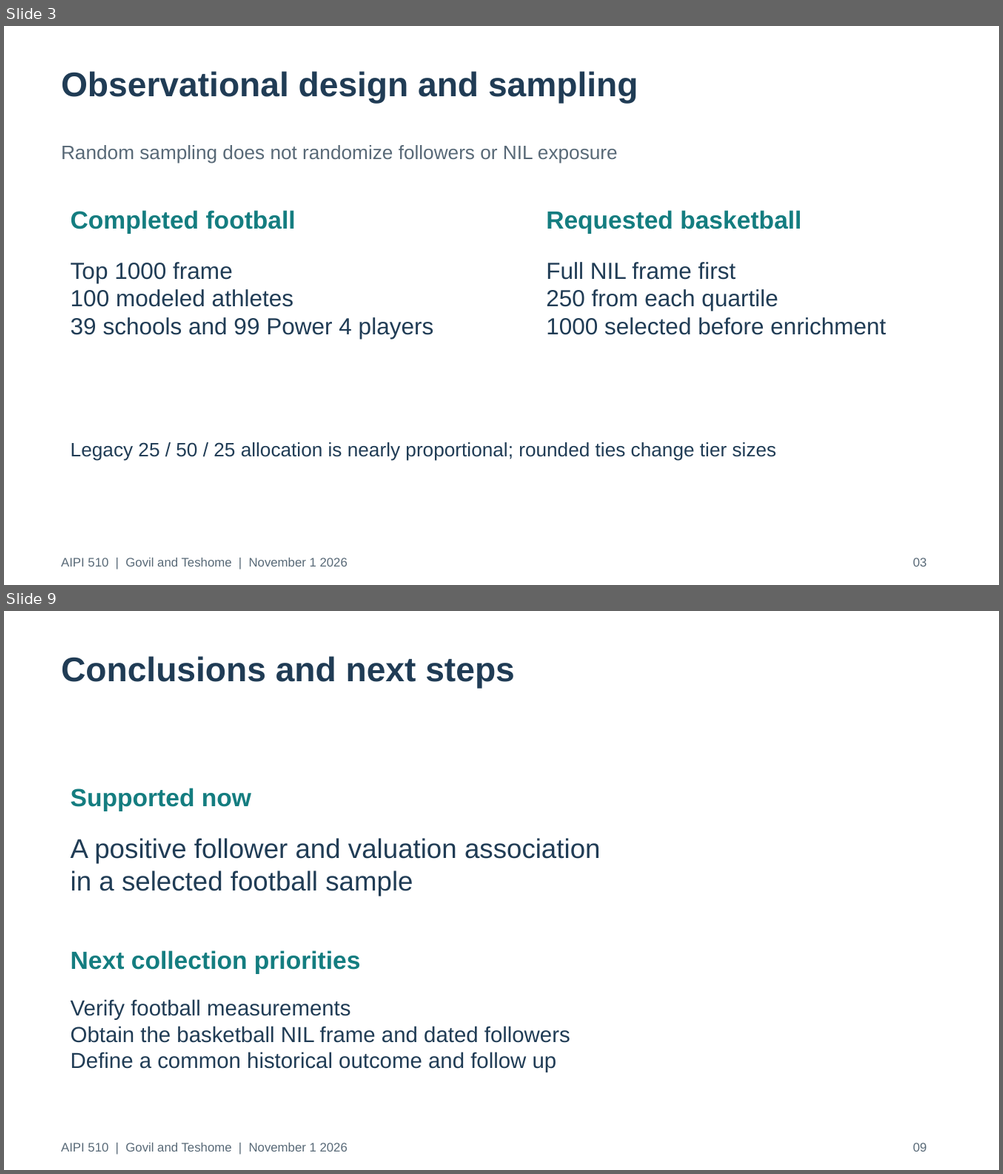
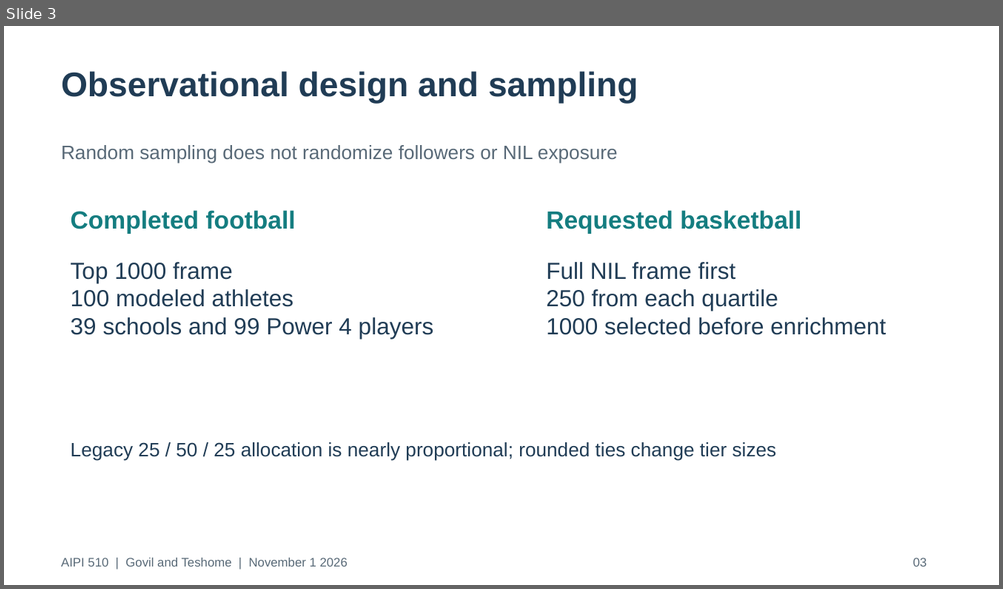
Before and after one commit to govrahul/aipi510_project2, a slide deck: deliverables/project2_presentation.pptx. Shown one above the other, each under a label of ours: slides 3 and 9 before the commit, slide 3 after it; the slides between them are not shown. The pictures are 1003x1174 and 1003x589 pixels, drawn with LibreOffice and Linux fonts; fonts in the diff are those of the drawing. Boxes give left, top, right and bottom in pixels: in the first picture for what was removed or moved away, otherwise in the second. Text is boxed around its words. In the diff, an @@ line names an element or a change of style, - is before the commit and + after.

```diff
--- a/deliverables/project2_presentation.pptx
+++ b/deliverables/project2_presentation.pptx
@@ slide 9 removed at [4, 611, 999, 1170], background #FFFFFF @@
@@ text removed at [61, 656, 515, 688] @@
-Conclusions and next steps
@@ text removed at [71, 788, 251, 812] @@
-Supported now
@@ text removed at [71, 838, 600, 897] @@
-A positive follower and valuation association
-in a selected football sample
@@ text removed at [71, 951, 361, 974] @@
-Next collection priorities
@@ text removed at [71, 999, 570, 1073] @@
-Verify football measurements
-Obtain the basketball NIL frame and dated followers
-Define a common historical outcome and follow up
@@ text removed at [61, 1143, 347, 1152] @@
-AIPI 510 | Govil and Teshome | November 1 2026
@@ text removed at [913, 1143, 927, 1152] @@
-09
```
Also in this commit, not shown: 4 slides changed, 11 slides added, 1 other slide removed, 43 other files.
